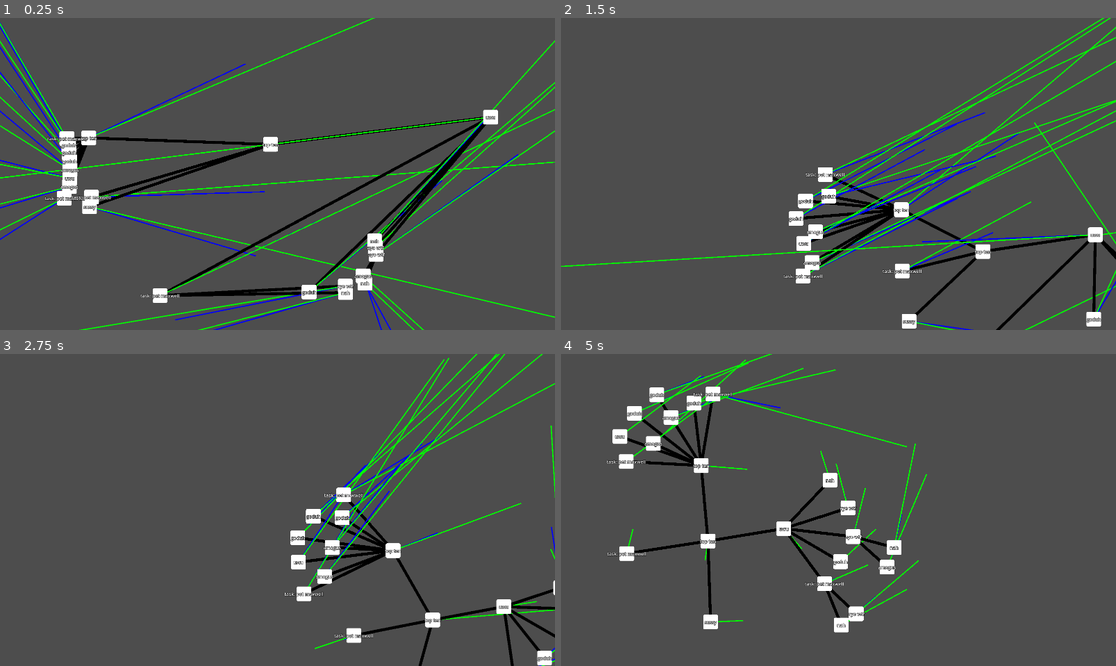
Above: before the commit, frames 1-4 (two rows, left to right).
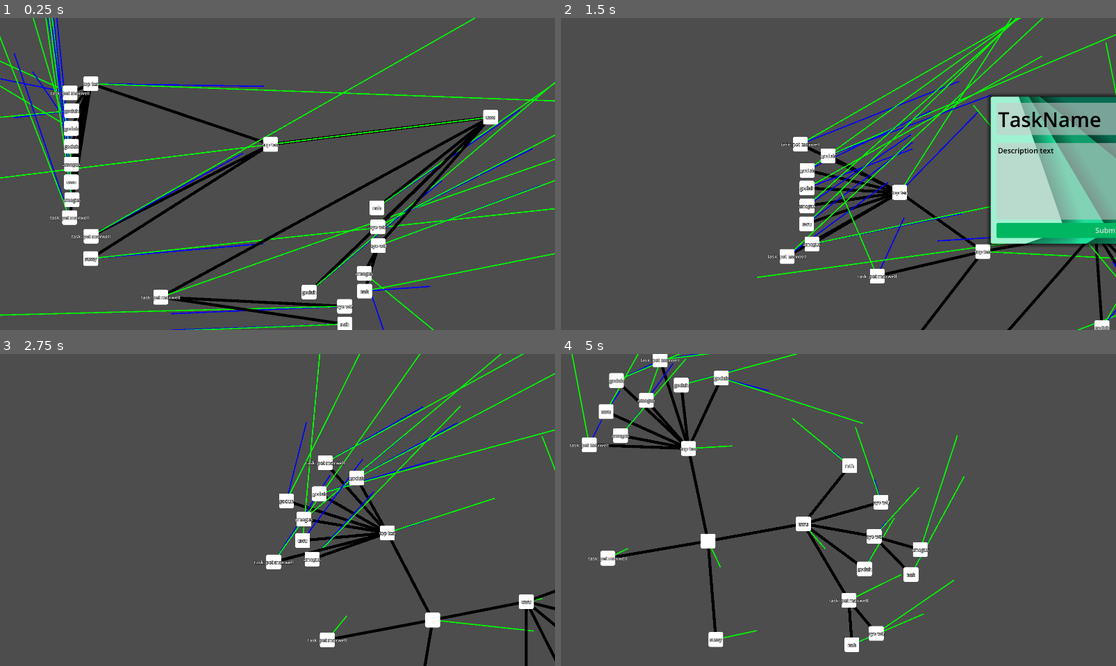
Above: after the commit, the same moments.

Repository: GenericUserIsTaken/hackpnw2024
Game: Godot game, scene res://scenes/TASK/test_playground.tscn
Two runs of this game, one before a commit and one after it. Both use one fixed random seed, a clock stepped at 60 frames per second and the inputs below.
Inputs (mouse positions are in pixels of both pictures, inside the frame that each line leads up to):
- Up to frame 1 (0.25 s): no input
- Up to frame 2 (1.5 s): move the mouse to (838, 164) at 0.52 s; tap H at 0.6, 1.35 s; click (838, 164) at 0.67 s; tap Space at 0.77 s; move the mouse to (993, 276) at 1.27 s; click (993, 276) at 1.42 s
- Up to frame 3 (2.75 s): tap Space at 1.52 s; click (554, 594) at 2 s, where only the run after the commit has a clickable "Submit"
- Up to frame 4 (5 s): move the mouse to (905, 494) at 2.77 s; tap H at 2.85, 3.6, 4.35 s; click (905, 494) at 2.92 s; move the mouse to (783, 391) at 3.52 s; click (783, 391) at 3.67 s; tap Space at 3.77, 4.52 s; move the mouse to (644, 428) at 4.27 s; click (644, 428) at 4.42 s

The runs differ from the first frame. In frame 1, 15% of the frame differs, in the area x 0-100%, y 0-100%; in frame 2, 22%; in frame 3, 8.4%; in frame 4, 9.9%.

Commit message:
change name aquired
yippie

Diff:
--- a/godotproject/scenes/TASK/task.gd
+++ b/godotproject/scenes/TASK/task.gd
@@ -30,6 +30,10 @@
 var parentForce = Vector2(0,0)
 
 @onready var isReady = $Area2D
+
+@onready var textedit = $Node2D/TextEdit
+
+var description : String = ""
 
 # Called when the node enters the scene tree for the first time.
 func _ready():
@@ -115,18 +119,14 @@
 	draw_line(Vector2(0,0), 2*velo, Color.BLUE, 4.0)
 	draw_line(Vector2(0,0), 0.5*accel, Color.GREEN, 4.0)
 
-
-func _on_area_2d_mouse_entered():
-	pass # Replace with function body.
-
-
-func _on_area_2d_mouse_exited():
-	pass # Replace with function body.
-
-
 func _on_area_2d_input_event(viewport, event, shape_idx):
 	if event is InputEventMouseButton:
 		if event.button_index == 1:
 			var mouse_position = event.position
-			print(mouse_position)
-			print(self)
+			textedit.visible = true
+
+
+func _on_text_edit_submit(newname, newdesc):
+	changeTaskName(newname)
+	description = newdesc
+	textedit.visible = false
--- a/godotproject/scenes/TASK/task_node.tscn
+++ b/godotproject/scenes/TASK/task_node.tscn
@@ -1,15 +1,17 @@
-[gd_scene load_steps=6 format=3 uid="uid://bemfosvxxd6d8"]
+[gd_scene load_steps=7 format=3 uid="uid://bemfosvxxd6d8"]
 
 [ext_resource type="Script" path="res://scenes/TASK/task.gd" id="1_1yd7e"]
 [ext_resource type="Texture2D" uid="uid://cy68a3ddd8ymp" path="res://resources/square_rounded.png" id="1_c6lgs"]
+[ext_resource type="PackedScene" uid="uid://l3gt715yj5sj" path="res://text_edit.tscn" id="3_4youe"]
+
+[sub_resource type="CircleShape2D" id="CircleShape2D_y05yv"]
+radius = 31.0
 
 [sub_resource type="CircleShape2D" id="CircleShape2D_3rvya"]
 radius = 500.0
 
 [sub_resource type="SystemFont" id="SystemFont_bshqn"]
 subpixel_positioning = 0
-
-[sub_resource type="CircleShape2D" id="CircleShape2D_y05yv"]
 
 [node name="TaskNode" type="RigidBody2D"]
 gravity_scale = 0.0
@@ -20,6 +22,11 @@
 z_index = 1
 scale = Vector2(0.1, 0.1)
 texture = ExtResource("1_c6lgs")
+
+[node name="mouseclick" type="Area2D" parent="."]
+
+[node name="SelfCollider2" type="CollisionShape2D" parent="mouseclick"]
+shape = SubResource("CircleShape2D_y05yv")
 
 [node name="Area2D" type="Area2D" parent="."]
 
@@ -44,8 +51,16 @@
 [node name="SelfCollider" type="CollisionShape2D" parent="."]
 shape = SubResource("CircleShape2D_y05yv")
 
-[node name="AnimationPlayer" type="AnimationPlayer" parent="."]
+[node name="Node2D" type="Node2D" parent="."]
 
-[connection signal="input_event" from="Area2D" to="." method="_on_area_2d_input_event"]
-[connection signal="mouse_entered" from="Area2D" to="." method="_on_area_2d_mouse_entered"]
-[connection signal="mouse_exited" from="Area2D" to="." method="_on_area_2d_mouse_exited"]
+[node name="TextEdit" parent="Node2D" instance=ExtResource("3_4youe")]
+visible = false
+z_index = 255
+custom_minimum_size = Vector2(1920, 1080)
+offset_left = 27.0
+offset_top = -536.0
+offset_right = 1947.0
+offset_bottom = 544.0
+
+[connection signal="input_event" from="mouseclick" to="." method="_on_area_2d_input_event"]
+[connection signal="Submit" from="Node2D/TextEdit" to="." method="_on_text_edit_submit"]
--- a/godotproject/text_edit.gd
+++ b/godotproject/text_edit.gd
@@ -1,6 +1,7 @@
 extends Control
 signal NameChanged(newname : String)
 signal DescriptionChanged(newdesc : String)
+signal Submit(newname : String, newdesc : String)
 @onready var description = $AspectRatioContainer/Panel/MarginContainer2/Panel2/MarginContainer/DescriptionEdit
 @onready var nametxt = $AspectRatioContainer/Panel/MarginContainer/Panel/MarginContainer/NameEdit
 @export var desclimit = 10
@@ -50,3 +51,4 @@
 func _on_button_button_down():
 	DescriptionChanged.emit(description.text)
 	NameChanged.emit(nametxt.text)
+	Submit.emit(nametxt.text,description.text)
